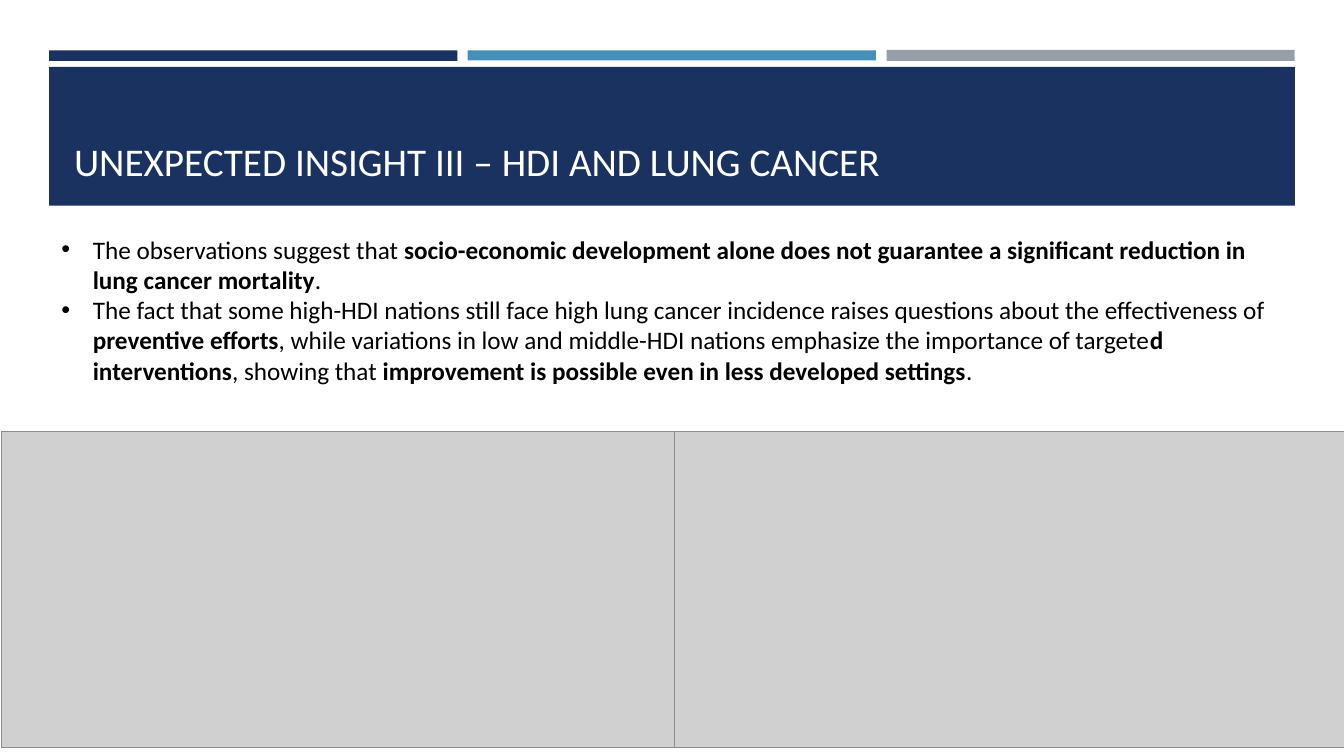
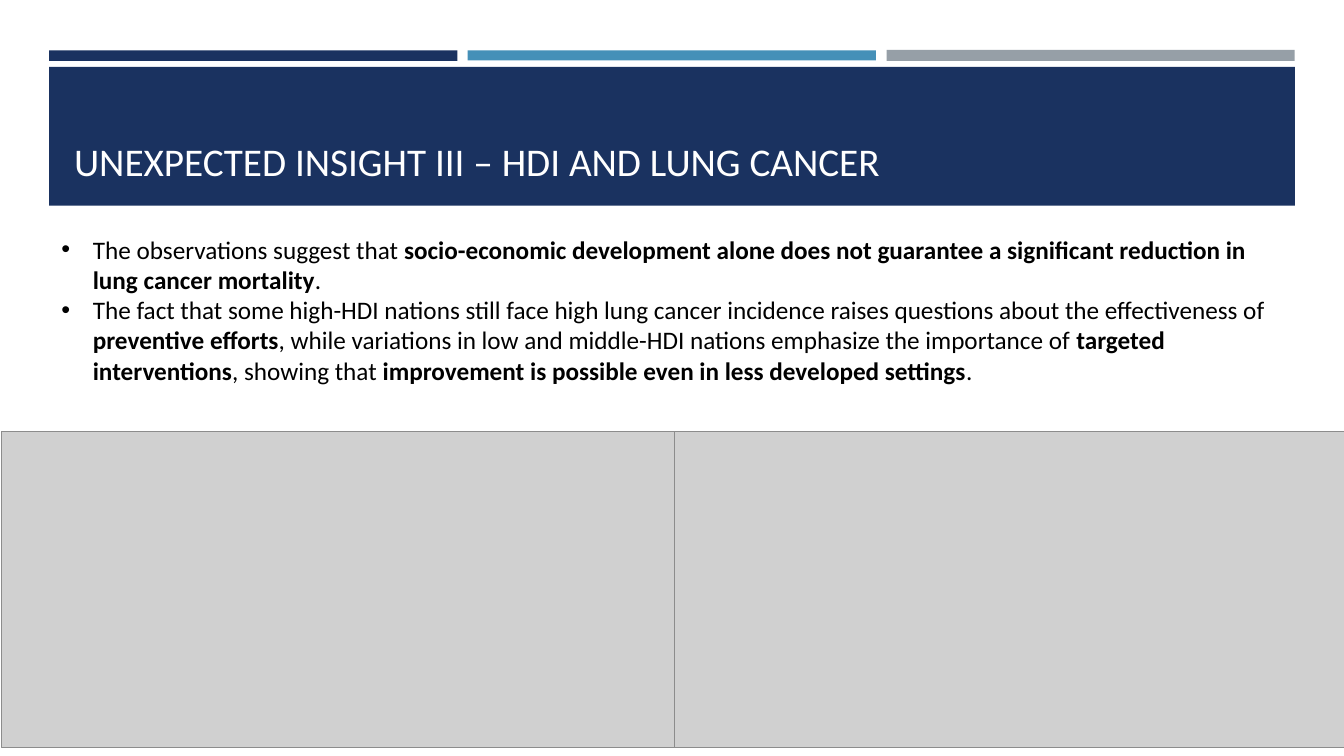
Before and after one commit to francesco-fortunato/VisualAnalytics_HWs, a slide deck: slide 9 of Homework 2/Visual analytics - Homework II.pptx. Drawn at 1344x756 pixels with LibreOffice and Linux fonts; fonts in the diff are those of the drawing; grey boxes stand for pictures. Boxes give left, top, right and bottom in pixels: in the first picture for what was removed or moved away, otherwise in the second. Text is boxed around its words. In the diff, an @@ line names an element or a change of style, - is before the commit and + after.

```diff
--- a/Homework 2/Visual analytics - Homework II.pptx
+++ b/Homework 2/Visual analytics - Homework II.pptx
@@ text at box(93, 301, 1264, 385): bold on in "targeted" @@
```
Also in this commit, not shown: 3 other files.
